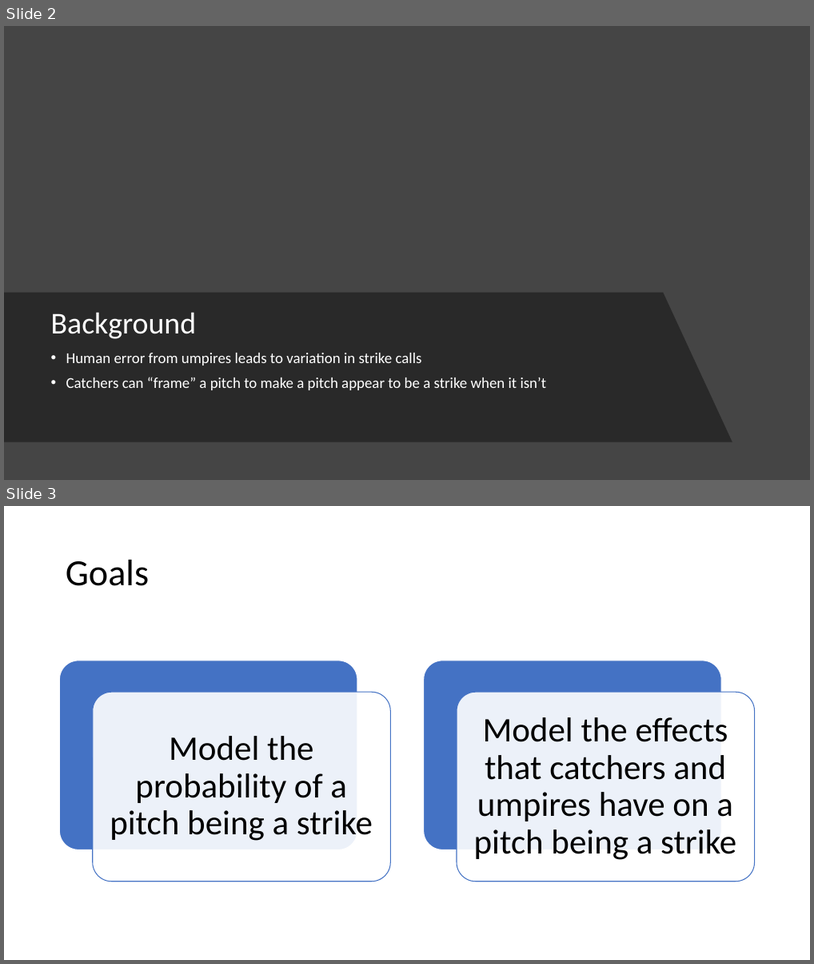
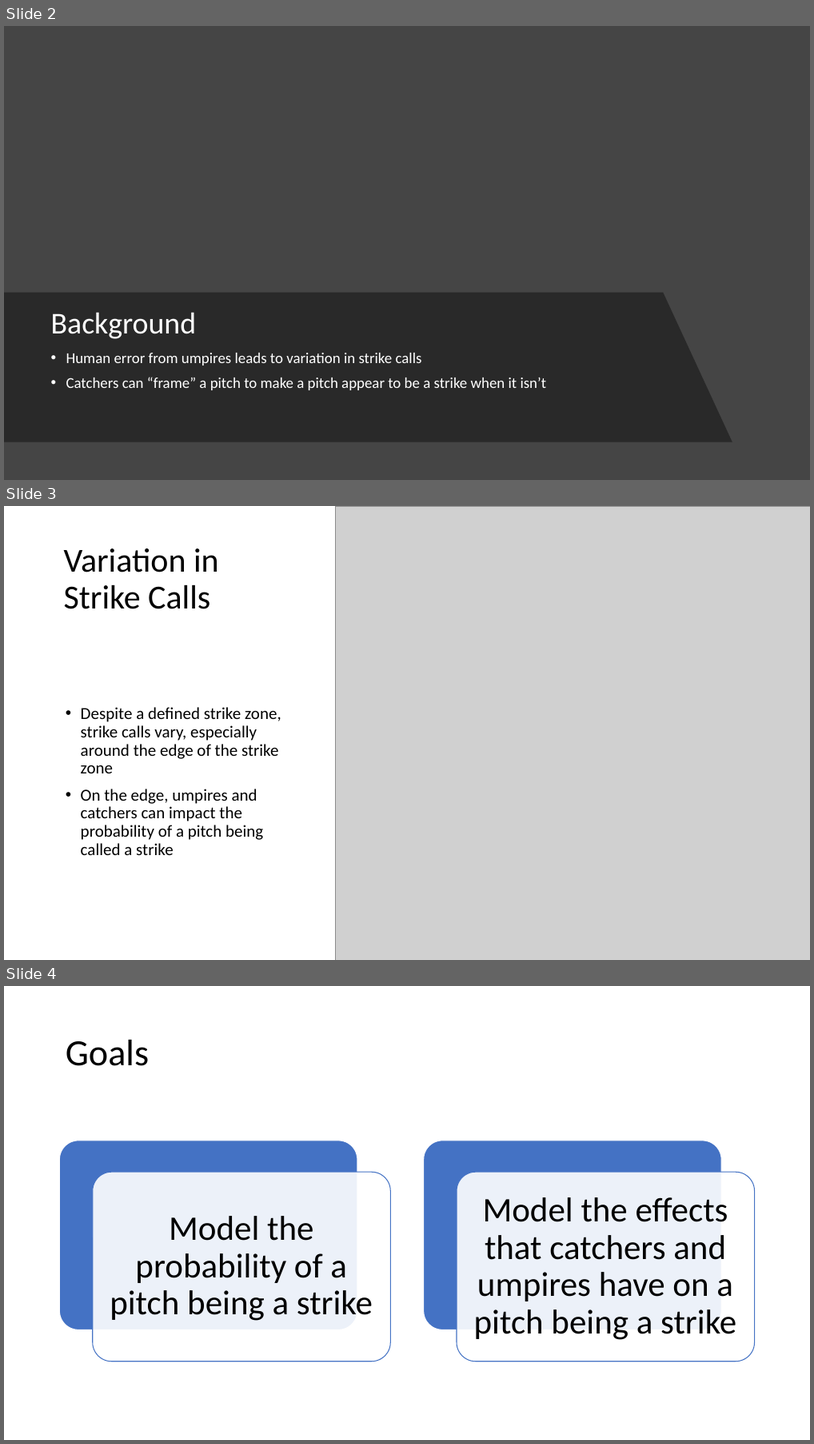
Before and after one commit to dteuscher1/Catcher-Framing, a slide deck: Framing_Presentation.pptx. Shown one above the other, each under a label of ours: slides 2 and 3 before the commit, slides 2, 3 and 4 after it. The pictures are 814x964 and 814x1444 pixels, drawn with LibreOffice and Linux fonts; fonts in the diff are those of the drawing; grey boxes stand for pictures; background and template pictures are left out. Boxes give left, top, right and bottom in pixels: in the first picture for what was removed or moved away, otherwise in the second. Text is boxed around its words. In the diff, an @@ line names an element or a change of style, - is before the commit and + after.

Commit message:
Work on presentation

```diff
--- a/Framing_Presentation.pptx
+++ b/Framing_Presentation.pptx
@@ slide 3 added at box(4, 506, 810, 960), background #FFFFFF @@
@@ picture added at box(335, 506, 810, 960) @@
@@ title added at box(64, 548, 219, 609), 40 pt, text #000000 @@
+Variation in Strike Calls
@@ text added at box(81, 707, 282, 855), 20 pt, text #000000 @@
+• Despite a defined strike zone, strike calls vary, especially around the edge of the strike zone
+• On the edge, umpires and catchers can impact the probability of a pitch being called a strike
@@ what was slide 3 is now slide 4 @@
```
Also in this commit, not shown: 1 other file.
